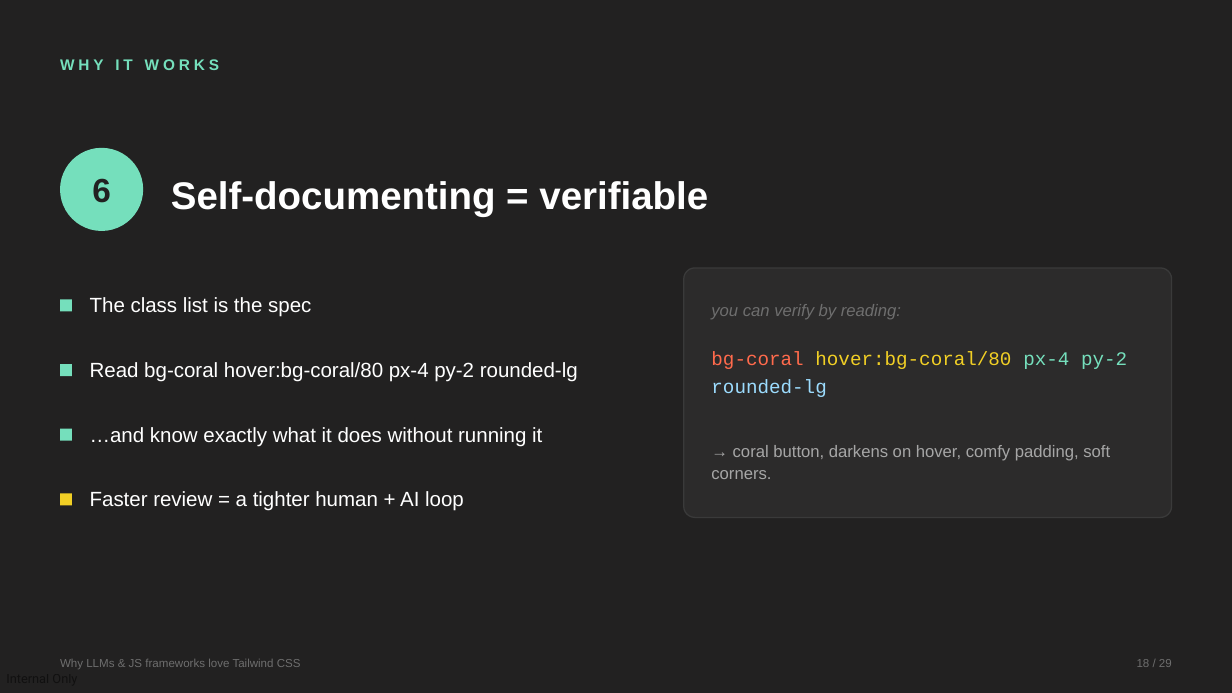
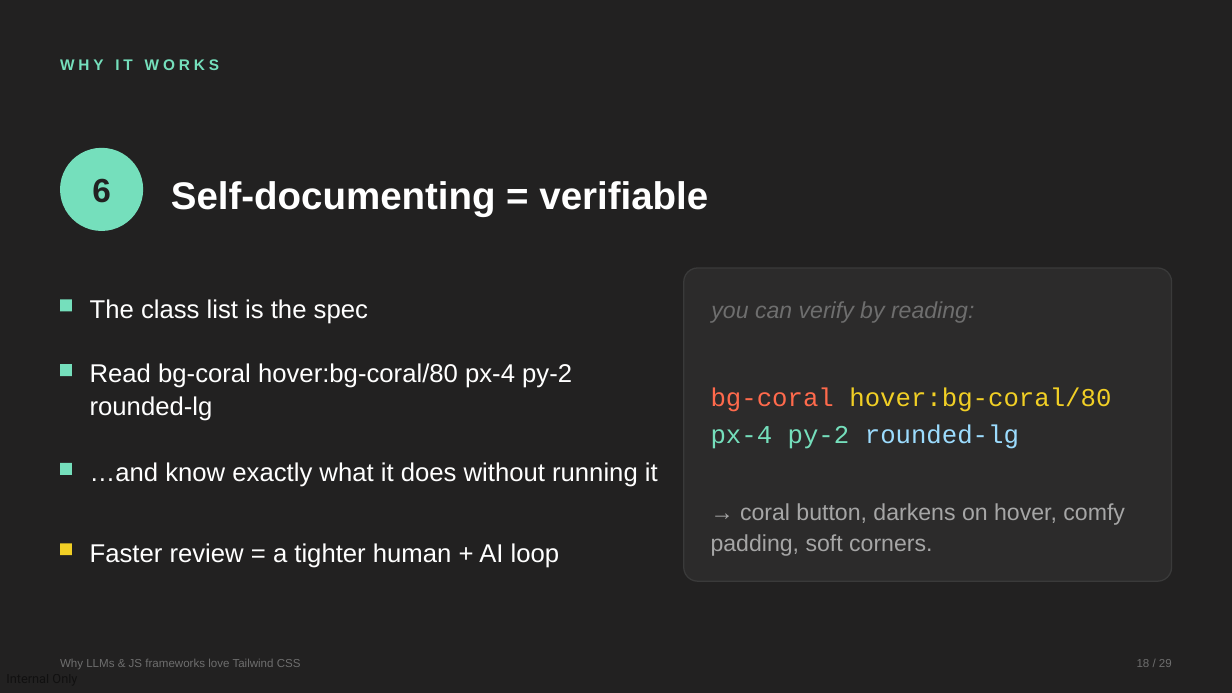
Before and after one commit to devlinduldulao/llm-loves-tailwind-and-js, a slide deck: slide 18 of why-llms-love-tailwind.pptx. Drawn at 1232x693 pixels with LibreOffice and Linux fonts; fonts in the diff are those of the drawing. Boxes give left, top, right and bottom in pixels: in the first picture for what was removed or moved away, otherwise in the second. Text is boxed around its words. In the diff, an @@ line names an element or a change of style, - is before the commit and + after.

```diff
--- a/why-llms-love-tailwind.pptx
+++ b/why-llms-love-tailwind.pptx
@@ rounded rectangle: place and size @@
-rounded rectangle at bbox=[684, 268, 1172, 518]
+rounded rectangle at bbox=[684, 268, 1172, 581]
@@ text "you can verify by reading:" at bbox=[711, 301, 974, 323]: size 13 to 18 pt @@
@@ text "bg-coral hover:bg-coral/80 px-4 py-2 rounded-lg" at bbox=[711, 388, 1111, 449]: size 15 to 20 pt @@
@@ 2 texts, 1 rectangle: place and size @@
-2 texts, 1 rectangle at bbox=[60, 352, 1127, 447]
+2 texts, 1 rectangle at bbox=[60, 388, 1111, 487]
@@ text "→ coral button, darkens on ..." at bbox=[711, 503, 1125, 556]: size 13 to 18 pt @@
@@ text "→ coral button, darkens on ...": place and size @@
-text "→ coral button, darkens on ..." at bbox=[711, 445, 1110, 479]
+text "→ coral button, darkens on ..." at bbox=[711, 503, 1125, 556]
@@ size 16 to 20 pt in 4 elements at bbox=[90, 299, 368, 324], bbox=[90, 363, 572, 421], bbox=[90, 462, 658, 487], bbox=[90, 543, 560, 568] @@
@@ text "Faster review = a tighter ...": place and size @@
-text "Faster review = a tighter ..." at bbox=[90, 491, 464, 511]
+text "Faster review = a tighter ..." at bbox=[90, 543, 560, 568]
@@ rectangle: place and size @@
-rectangle at bbox=[60, 494, 72, 506]
+rectangle at bbox=[60, 543, 72, 555]
```
Also in this commit, not shown: 22 other slides changed, 1 slide added, 1 other file.
